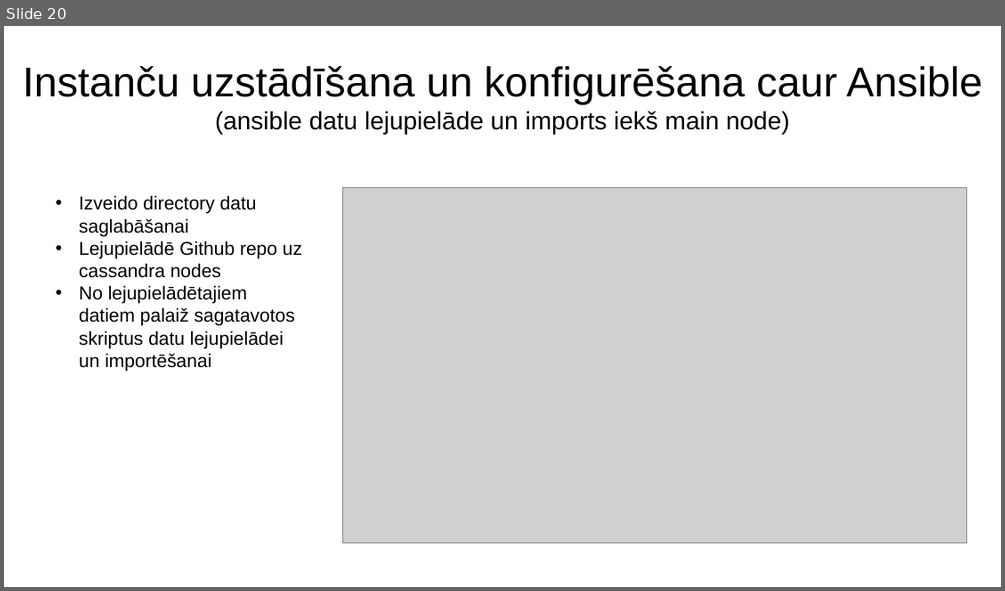
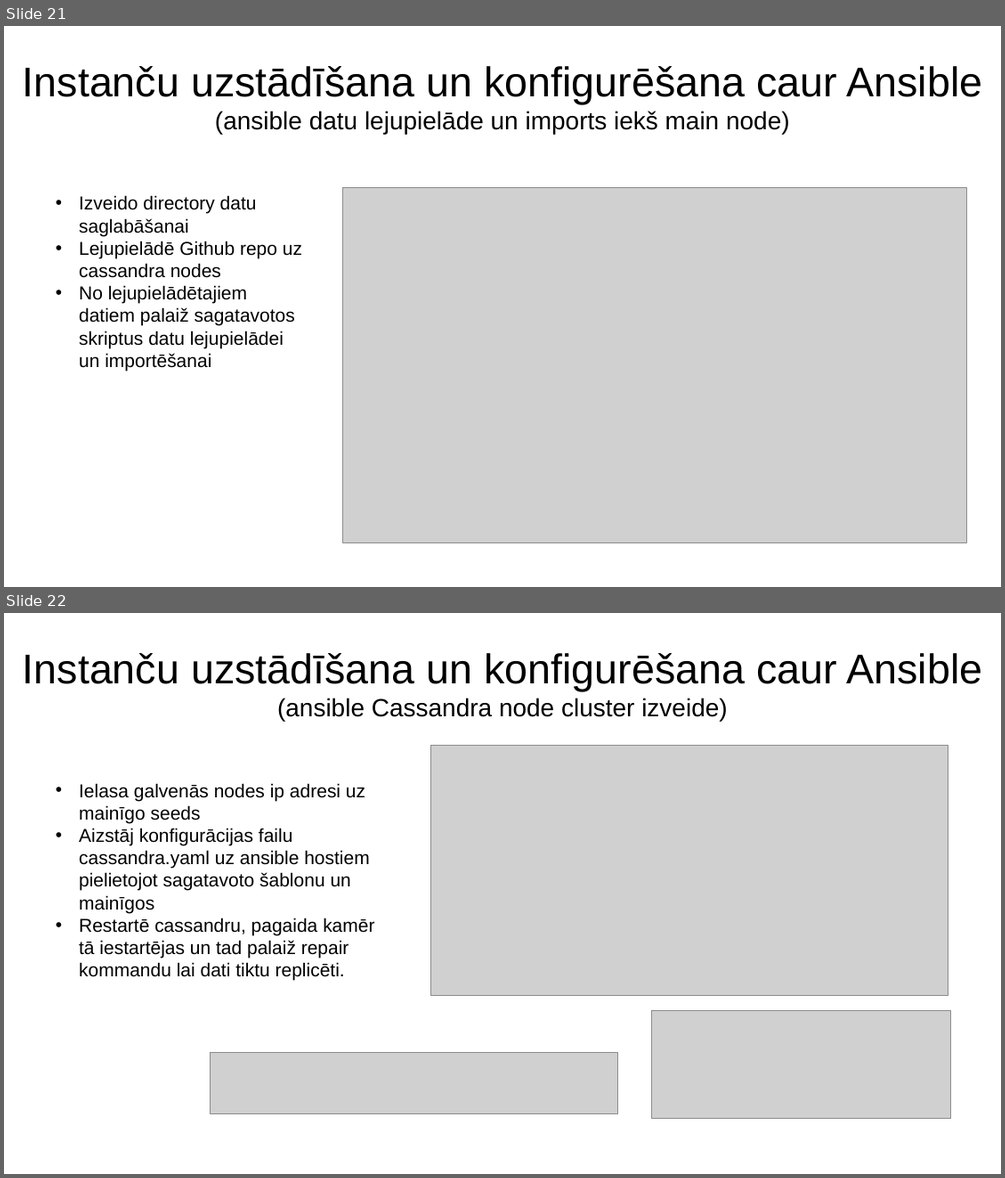
Before and after one commit to DitaGabalina/devops_db_group, a slide deck: docs/Slaidi.2022.07.04_v2.pptx. Shown one above the other, each under a label of ours: slide 20 before the commit, slides 21 and 22 after it. The pictures are 1005x591 and 1005x1178 pixels, drawn with LibreOffice and Linux fonts; fonts in the diff are those of the drawing; grey boxes stand for pictures. Boxes give left, top, right and bottom in pixels: in the first picture for what was removed or moved away, otherwise in the second. Text is boxed around its words. In the diff, an @@ line names an element or a change of style, - is before the commit and + after.

Commit message:
Added info about updated structure and Casandra node clustering
• Added info about updated structure and Casandra node clustering

```diff
--- a/docs/Slaidi.2022.07.04_v2.pptx
+++ b/docs/Slaidi.2022.07.04_v2.pptx
@@ slide 22 added at bbox=[4, 613, 1001, 1174], background #FFFFFF @@
@@ title added at bbox=[23, 653, 982, 721], 40 pt, text #000000 @@
+Instanču uzstādīšana un konfigurēšana caur Ansible
+(ansible Cassandra node cluster izveide)
@@ picture added at bbox=[431, 745, 948, 995] @@
@@ text added at bbox=[79, 783, 374, 981], 18 pt, text #000000 @@
+• Ielasa galvenās nodes ip adresi uz mainīgo seeds
+• Aizstāj konfigurācijas failu cassandra.yaml uz ansible hostiem pielietojot sagatavoto šablonu un mainīgos
+• Restartē cassandru, pagaida kamēr tā iestartējas un tad palaiž repair kommandu lai dati tiktu replicēti.
@@ picture added at bbox=[652, 1010, 951, 1118] @@
@@ picture added at bbox=[210, 1052, 619, 1113] @@
@@ what was slide 20 is now slide 21 @@
```
Also in this commit, not shown: 16 slides changed, 2 other slides added, 1 slide removed, 1 other file.
